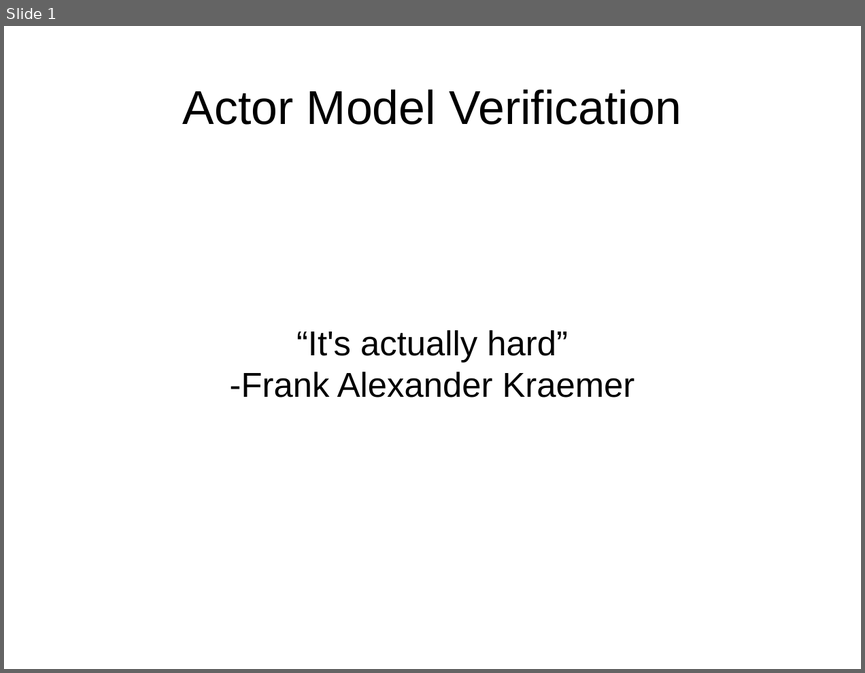
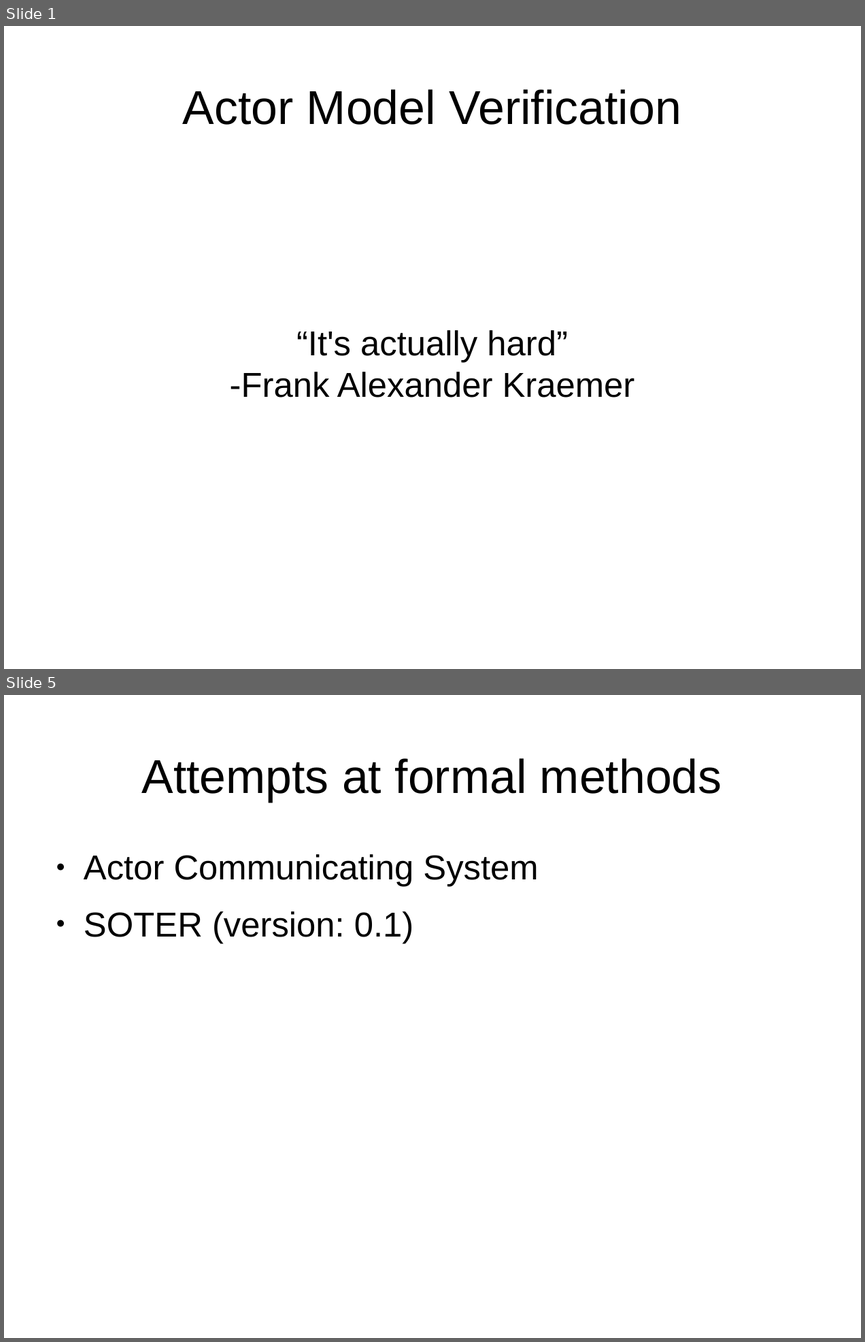
Before and after one commit to tormeh/sanntidpres, a slide deck: Actor model verification talk.odp. Shown one above the other, each under a label of ours: slide 1 before the commit, slides 1 and 5 after it; the slides between them are not shown. The pictures are 865x673 and 865x1342 pixels, drawn with LibreOffice and Linux fonts; fonts in the diff are those of the drawing. Boxes give left, top, right and bottom in pixels: in the first picture for what was removed or moved away, otherwise in the second. Text is boxed around its words. In the diff, an @@ line names an element or a change of style, - is before the commit and + after.

```diff
--- a/Actor model verification talk.odp
+++ b/Actor model verification talk.odp
@@ slide 5 added at (4,695,861,1338), background #FFFFFF @@
@@ title added at (142,758,722,802), 44 pt, text #000000 @@
+Attempts at formal methods
@@ text added at (84,854,538,943), 32 pt, text #000000 @@
+● Actor Communicating System
+● SOTER (version: 0.1)
```
Also in this commit, not shown: 4 slides changed, 3 other slides added, 2 slides removed, 1 other file.
